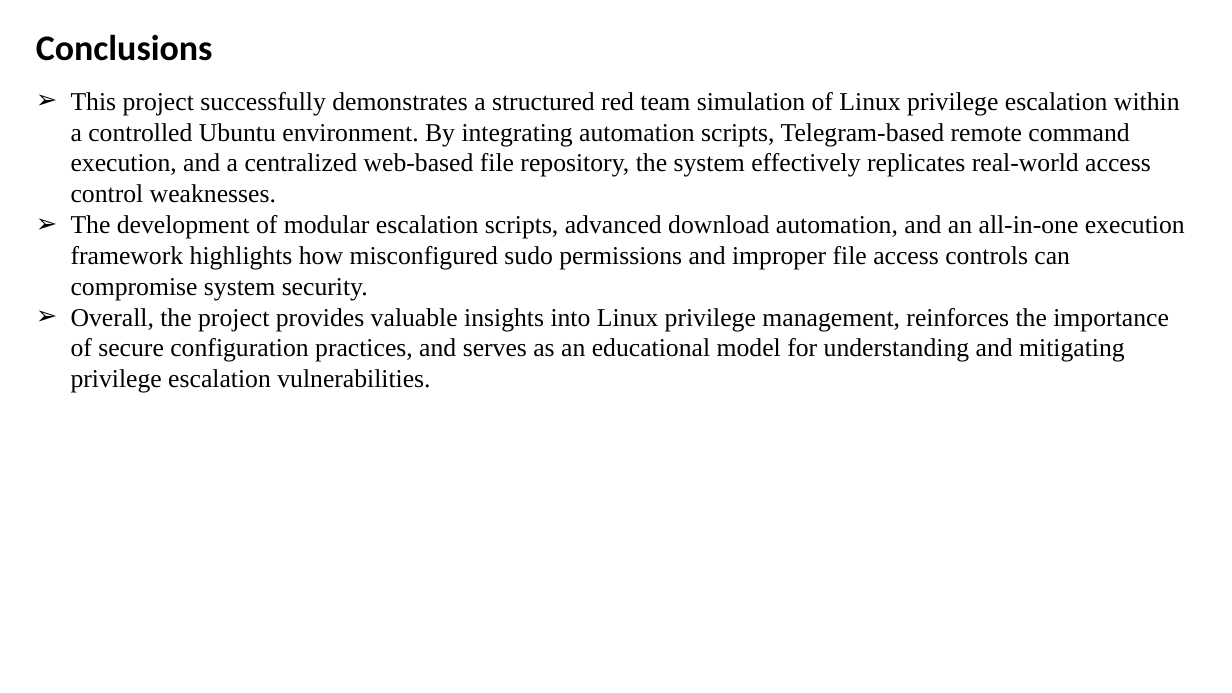
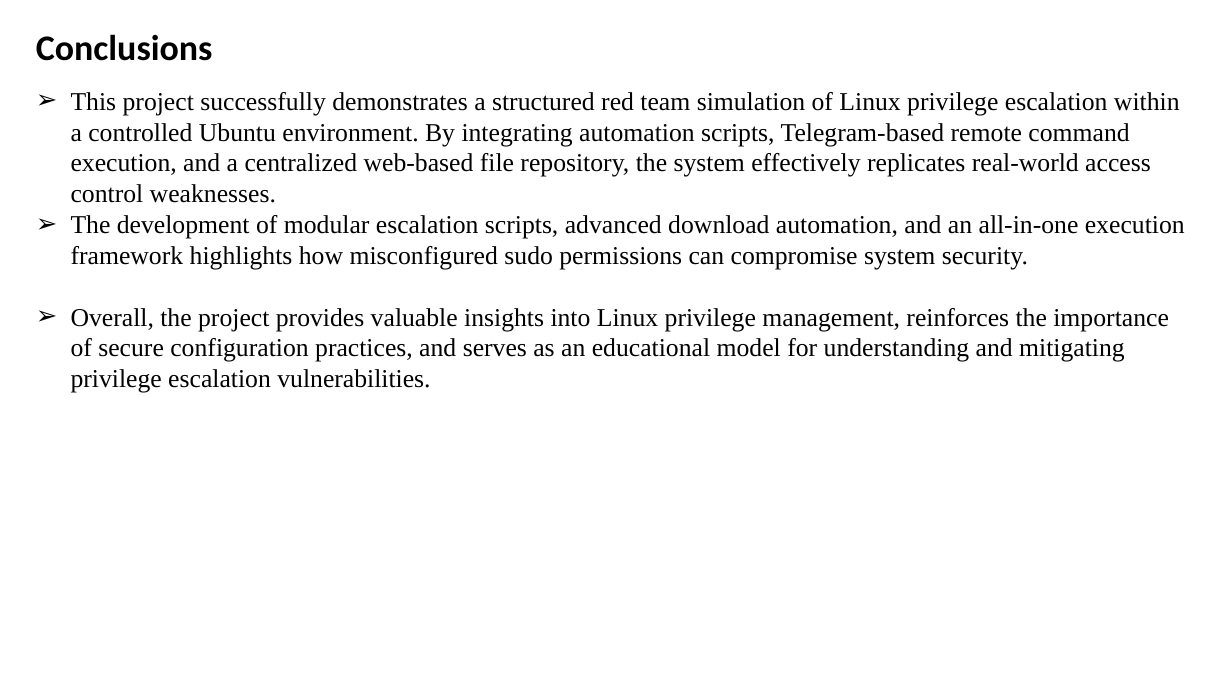
Before and after one commit to nachiket2323/pre-esc, a slide deck: slide 14 of docs/Clg 1st review.pptx. Drawn at 1232x693 pixels with LibreOffice and Linux fonts; fonts in the diff are those of the drawing. Boxes give left, top, right and bottom in pixels: in the first picture for what was removed or moved away, otherwise in the second. Text is boxed around its words. In the diff, an @@ line names an element or a change of style, - is before the commit and + after.

```diff
--- a/docs/Clg 1st review.pptx
+++ b/docs/Clg 1st review.pptx
@@ text at (71,215,1185,270): text changed @@
-➢ The development of modular escalation scripts, advanced download automation, and an all-in-one execution framework highlights how misconfigured sudo permissions and improper file access controls can compromise system security.
+➢ The development of modular escalation scripts, advanced download automation, and an all-in-one execution framework highlights how misconfigured sudo permissions can compromise system security.
```
Also in this commit, not shown: 7 other slides changed.
